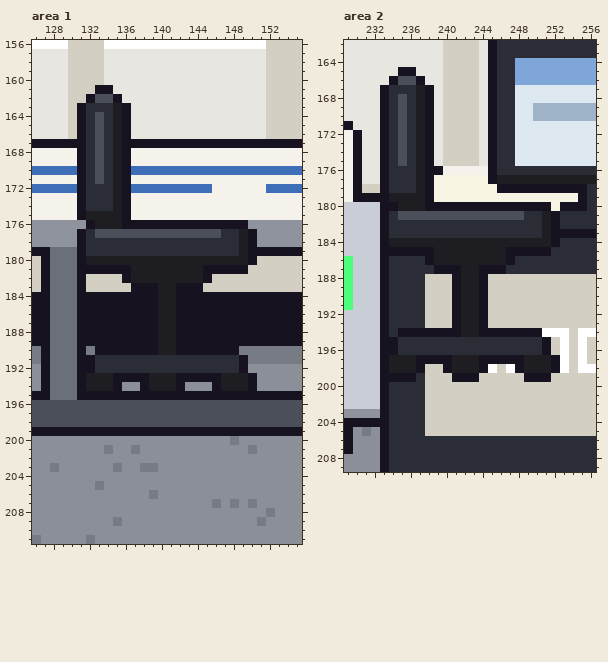
Edited in one commit: pixel-art file (office/site_arch_a.aseprite). This is how it looked before the edit.
320x320 pixels, 1 frame. Colours within 5 levels of each other are drawn and written as one. Shown: area 1: x 126..155, y 156..211; area 2: x 229..256, y 162..209.
After:
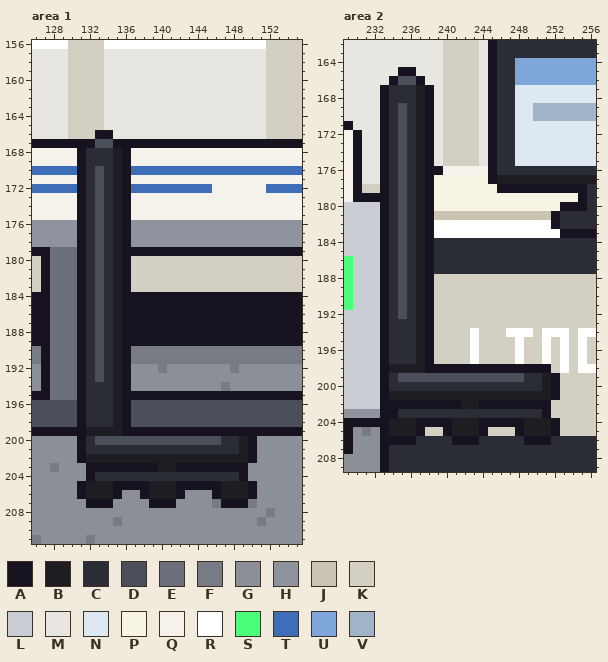
Palette (. is transparent): A #17121f  B #1e1e22  C #2a2d36  D #4a4f5a  E #6a6f7a  F #767b84  G #8a8f98  H #8e939e  J #c9c3b2  K #d3cfc2  L #c9cdd6  M #e8e6e0  N #dde8f0  P #f7f4e4  Q #f4f2ea  R #ffffff  S #4cff7a  T #3e6eb8  U #7fa6d8  V #9fb4c8
What changed:
Changed rows in their new state; - is an unchanged pixel.
Area 1, layer "Chair1":
first column x 131:
161 --KM----------------
162 -KKMM---------------
163 KKKMMM--------------
164 KKKMMM--------------
165 KKKMMM--------------
166 KKAAMM--------------
167 -A-DA---------------
168 --C-----------------
169 --C-----------------
172 --D-----------------
173 --D-----------------
174 --D-----------------
175 -CDC----------------
176 ACDC--HHHHHHHHHHHHH-
177 ---CBAHHHHHHHHHHHHHH
178 --D-BAHHHHHHHHHHHHHH
179 --D-BAAAAAAAAAAAAAA-
180 -CDC-AKKKKKKKKKKKKKK
181 -CDCB-KKKKKKKKKKKKK-
182 -CDCB-KKKKKKKKK-----
183 -CDCBAKKKKKKKK------
184 -CDCB----AA---------
185 -CDCB----AA---------
186 -CDCB----AA---------
187 -CDCB----AA---------
188 -CDCB----AA---------
189 -CDCB----AA---------
190 -CDCB-FFFFFFFFFFFF--
191 -CD-BAFFFFFFFFFFFFF-
192 -CD-BAGGGFGGGGGGGFG-
193 -CDCB-GGGGGGGGGGGGGG
194 -CCCBA-GGGGG---GFGGG
195 -CCCB---------------
196 ACCCBA--------------
197 ACCCBA--------------
198 ACCCBA--------------
199 -BBBB---------------
200 ACDDDDDDDDDDDDDDCCBA
201 ACCCCCCCCCCCCCCCCCBA
202 ABBBBBBBBBBBBBBBBBBA
203 -AAAAAAAABBAAAAAAAA-
204 -ACCCCCCCCCCCCCCCCA-
205 ABBBAAAABBBAAAAABBBA
206 ABBBA--ABBBA---ABBBA
207 -AAA----AAA-----AAA-
Area 2, layer "Chair2":
first column x 235:
168 C
first column x 234:
176 -D-----------------
177 -D-----------------
178 -D-----------------
179 CDC----------------
180 CDC--PPPPPPPPPPPPP-
181 --CBAJJJJJJJJJJJJJ-
182 -D-BARRRRRRRRRRRRR-
183 -D-BARRRRRRRRRRRRRR
184 CDC-ACCCCCCCCCCCCCC
185 CDCB-CCCCCCCCCCCCC-
186 -D-B-CCCCCCCCC-----
187 -D-BACCCCCCCC------
188 -D-BA--KKKK--------
189 -D-BA--KKKK--------
190 -D-BA--KKKK--------
191 -D-BA--KKKK--------
192 -D-BA--KKKK--------
193 ---BA--KKKK--------
194 -CCB-KKKKRKKKRRRK--
195 C--BAKKKKRKKKKRKKR-
196 C--BAKKKKRKKKKRKKR-
197 CCCB-KKKKRKKKKRKKRK
198 ---BAA-AAA-AAA-AAAK
199 CDDDDDDDDDDDDDDCCBA
200 ----CCCCCCCCCCCCCBA
201 BBBBBBBBBBBBBBBBBBA
202 AAAAAAAABBAAAAAAAA-
203 A---CCCCCCCCCCCCCA-
204 BBBAAAABBBAAAAABBBA
205 BBBA--ABBBA---ABBBA
206 AAA----AAA-----AAA-
Pixel boxes of the changes (left, top, right, bottom) in both pictures:
changed: (77, 85, 257, 508)
changed: (398, 94, 407, 103)
changed: (389, 166, 560, 445)
